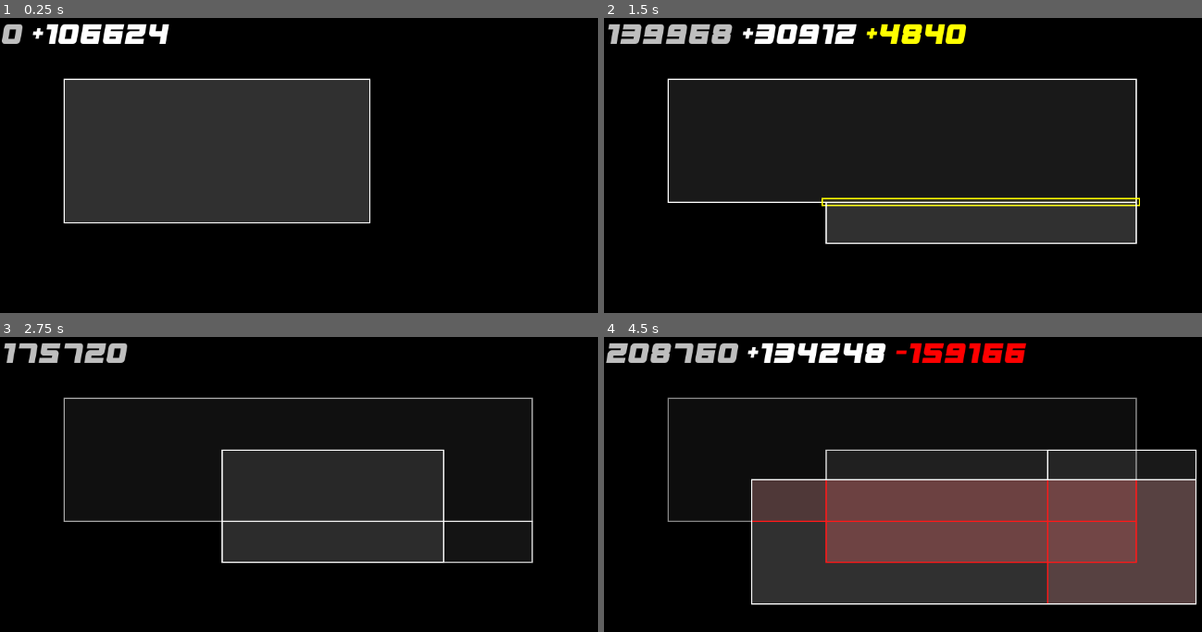
Above: before the commit, frames 1-4 (two rows, left to right).
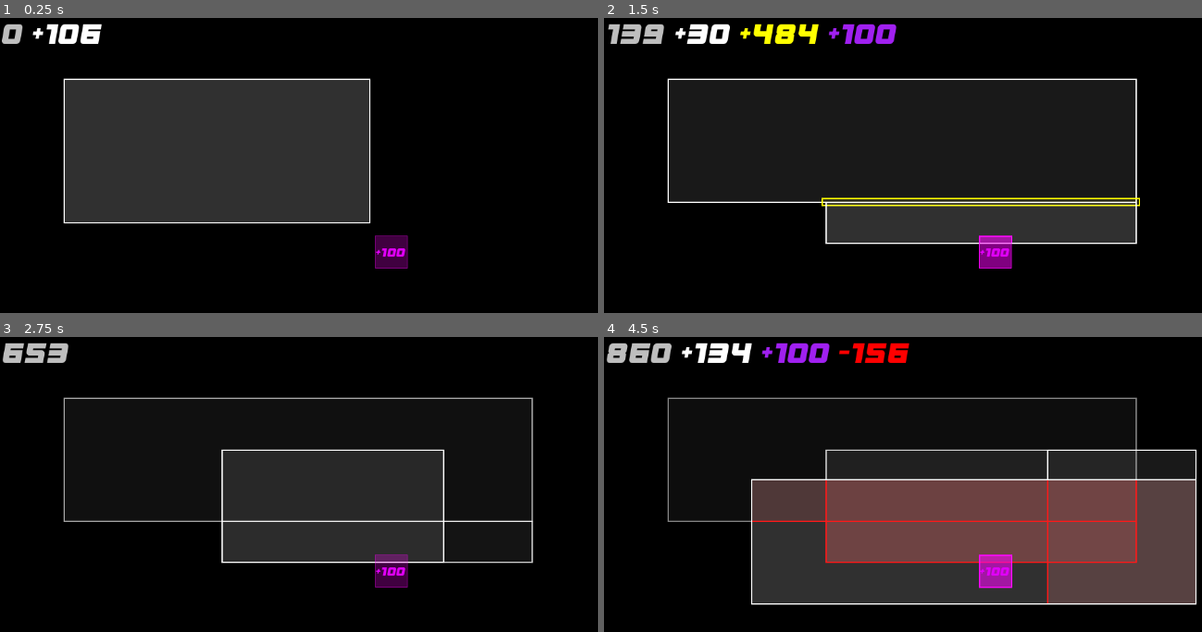
Above: after the commit, the same moments.

Repository: AlexeyBond/old-54-game
Game: Godot game, scene res://game.tscn
Same seed, same stepped clock (60 frames per second), same inputs: the game is played once before the commit and once after it. Before the commit the project has no main scene; this scene is started directly in both runs.
Inputs (mouse positions are in pixels of both pictures, inside the frame that each line leads up to):
- Up to frame 1 (0.25 s): no input
- Up to frame 2 (1.5 s): tap Enter at 0.5 s; move the mouse to (1136, 200) at 0.52 s; press the mouse at (1136, 200) at 0.53 s; tap Space at 1.25 s; move the mouse to (825, 242) at 1.27 s; release the mouse at (825, 242) at 1.28 s; click (825, 242) at 1.35 s
- Up to frame 3 (2.75 s): tap Enter at 2 s; move the mouse to (442, 449) at 2.02 s; press the mouse at (442, 449) at 2.03 s
- Up to frame 4 (4.5 s): move the mouse to (938, 626) at 2.77 s; release the mouse at (938, 626) at 2.78 s; click (938, 626) at 2.85 s; tap Space at 3.5 s; move the mouse to (1196, 605) at 3.52 s; press the mouse at (1196, 605) at 3.53 s; tap Enter at 4.25 s; move the mouse to (753, 478) at 4.27 s; release the mouse at (753, 478) at 4.28 s; click (753, 478) at 4.35 s

The runs differ from the first frame. In frame 1, 1.2% of the frame differs, in the area x 17-69%, y 1-85%; in frame 2, 3.3%; in frame 3, 1.5%; in frame 4, 3.9%, in the area x 0-71%, y 1-86%.

Commit message:
Effectors

Diff:
--- a/arena.gd
+++ b/arena.gd
@@ -7,6 +7,7 @@
 
 const FADE_K: float = 0.8
 const FADE_MIN: float = 0.05
+const AREA_TO_SCORE: float = 0.001
 
 class DrawableRect extends RefCounted:
 	var rect: Rect2
@@ -24,9 +25,10 @@
 		self.color.a = max(self.color.a * FADE_K, FADE_MIN)
 
 class EffectRect extends DrawableRect:
-	var effect_sub_r: float = 0.0
-	var effect_add_y: float = 0.0
-	var effect_add_w: float = 0.0
+	var effect_sub_r: int = 0
+	var effect_add_y: int = 0
+	var effect_add_w: int = 0
+	var effect_add_p: int = 0
 
 signal update_current_effects(effects: Array[EffectRect])
 signal apply_effects(effects: Array[EffectRect])
@@ -65,18 +67,28 @@
 
 		if r.get_area() > 2.0 and (r.size.x <= 1.1 or r.size.y <= 1.1):
 			var er: EffectRect = EffectRect.new(r.grow(5), Color.YELLOW)
-			er.effect_add_y = r.get_area() * 10.0
+			er.effect_add_y = int(r.get_area())
 			effects.push_back(er)
 
 	for hr in history:
 		var r: Rect2 = future_rect.intersection(hr.rect)
 		if r.has_area():
 			var effect: EffectRect = EffectRect.new(r, Color.RED)
-			effect.effect_sub_r = r.get_area()
+			effect.effect_sub_r = int(r.get_area() * AREA_TO_SCORE)
 			effects.push_back(effect)
 
+	for n in self.get_children():
+		if n is Effector:
+			var er: EffectRect = n.get_effect_rect(future_rect)
+
+			if er != null:
+				n.set_touched(true)
+				effects.push_back(er)
+			else:
+				n.set_touched(false)
+
 	var future_rect_effect: EffectRect = EffectRect.new(future_rect, Color.WHITE)
-	future_rect_effect.effect_add_w = future_rect.get_area()
+	future_rect_effect.effect_add_w = int(future_rect.get_area() * AREA_TO_SCORE)
 	effects.push_back(future_rect_effect)
 
 	return effects
--- /dev/null
+++ b/effector.gd
@@ -0,0 +1,47 @@
+extends Node2D
+
+class_name Effector
+
+@export var half_size: float = 25
+@export var color: Color = Color.WHITE
+
+var alpha_k: float = 0.5
+var touched: bool = false
+
+func set_touched(touched: bool):
+	if self.touched == touched:
+		return
+
+	self.touched = touched
+
+	if touched:
+		alpha_k = 1.0
+	else:
+		alpha_k = 0.5
+
+	queue_redraw()
+
+func _add_effects(er: Arena.EffectRect):
+	pass
+
+func get_effect_rect(future_rect: Rect2) -> Arena.EffectRect:
+	var own_rect: Rect2 = Rect2(self.position - Vector2.ONE * half_size, Vector2.ONE * half_size * 2.0)
+	var r: Rect2 = future_rect.intersection(own_rect)
+
+	if not r.has_area():
+		return null
+
+	var er: Arena.EffectRect = Arena.EffectRect.new(r, color)
+	_add_effects(er)
+	return er
+
+func _draw():
+	draw_rect(
+		Rect2(Vector2(-half_size, -half_size), Vector2(half_size, half_size) * 2),
+		Color(color, color.a * 0.5 * alpha_k)
+	)
+	draw_rect(
+		Rect2(Vector2(-half_size, -half_size), Vector2(half_size, half_size) * 2),
+		Color(color, color.a * alpha_k),
+		false, 1.0,
+	)
--- /dev/null
+++ b/effector1.tscn
@@ -0,0 +1,26 @@
+[gd_scene load_steps=3 format=3 uid="uid://cb5q44ncwn7jn"]
+
+[ext_resource type="Theme" uid="uid://cylacb7e25wnl" path="res://ui/main_theme.tres" id="1_73mb6"]
+
+[sub_resource type="GDScript" id="GDScript_5ewp0"]
+script/source = "extends Effector
+
+func _add_effects(er: Arena.EffectRect):
+	er.effect_add_p = 100
+"
+
+[node name="effector1" type="Node2D"]
+script = SubResource("GDScript_5ewp0")
+color = Color(1, 0, 1, 1)
+
+[node name="Label" type="Label" parent="."]
+offset_left = -43.0
+offset_top = -23.0
+offset_right = 38.0
+offset_bottom = 23.0
+theme = ExtResource("1_73mb6")
+theme_override_colors/font_color = Color(0.882353, 0, 0.976471, 1)
+theme_override_font_sizes/font_size = 24
+text = "+100"
+horizontal_alignment = 1
+vertical_alignment = 1
--- a/game.gd
+++ b/game.gd
@@ -20,6 +20,7 @@
 		res.effect_add_w += fx.effect_add_w
 		res.effect_add_y += fx.effect_add_y
 		res.effect_sub_r += fx.effect_sub_r
+		res.effect_add_p += fx.effect_add_p
 
 	return res
 
@@ -32,6 +33,8 @@
 		res += " [color=white]+{}[/color]".format([total_effect.effect_add_w], "{}")
 	if total_effect.effect_add_y > 0:
 		res += " [color=yellow]+{}[/color]".format([total_effect.effect_add_y], "{}")
+	if total_effect.effect_add_p > 0:
+		res += " [color=purple]+{}[/color]".format([total_effect.effect_add_p], "{}")
 	if total_effect.effect_sub_r > 0:
 		res += " [color=red]-{}[/color]".format([total_effect.effect_sub_r], "{}")
 
@@ -40,7 +43,7 @@
 func apply_effects(effects: Array[Arena.EffectRect]):
 	var total_effect: Arena.EffectRect = total_effect(effects)
 
-	var delta: float = total_effect.effect_add_w + total_effect.effect_add_y - total_effect.effect_sub_r
+	var delta: int = total_effect.effect_add_w + total_effect.effect_add_y - total_effect.effect_sub_r
 
 	score += delta
 	status_text.text = format_status([])
--- a/game.tscn
+++ b/game.tscn
@@ -1,8 +1,9 @@
-[gd_scene load_steps=4 format=3 uid="uid://btue7v5m3adaw"]
+[gd_scene load_steps=5 format=3 uid="uid://btue7v5m3adaw"]
 
 [ext_resource type="Script" path="res://game.gd" id="1_sus1x"]
 [ext_resource type="Theme" uid="uid://cylacb7e25wnl" path="res://ui/main_theme.tres" id="2_1yx3w"]
 [ext_resource type="Script" path="res://arena.gd" id="3_3iew6"]
+[ext_resource type="PackedScene" uid="uid://cb5q44ncwn7jn" path="res://effector1.tscn" id="4_crd2r"]
 
 [node name="Game" type="Node2D" node_paths=PackedStringArray("arena", "status_text", "timer")]
 script = ExtResource("1_sus1x")
@@ -25,4 +26,7 @@
 [node name="arena" type="Node2D" parent="."]
 script = ExtResource("3_3iew6")
 
+[node name="effector1" parent="arena" instance=ExtResource("4_crd2r")]
+position = Vector2(610, 370)
+
 [node name="Timer" type="Timer" parent="."]
--- a/project.godot
+++ b/project.godot
@@ -11,8 +11,19 @@
 [application]
 
 config/name="old-54-game"
+run/main_scene="res://game.tscn"
 config/features=PackedStringArray("4.1", "GL Compatibility")
 config/icon="res://icon.svg"
+
+[display]
+
+window/size/mode=3
+
+[editor]
+
+movie_writer/mjpeg_quality=0.61
+movie_writer/movie_file="C:/Users/A.Bond/Desktop/1.avi"
+movie_writer/fps=30
 
 [input]
 
